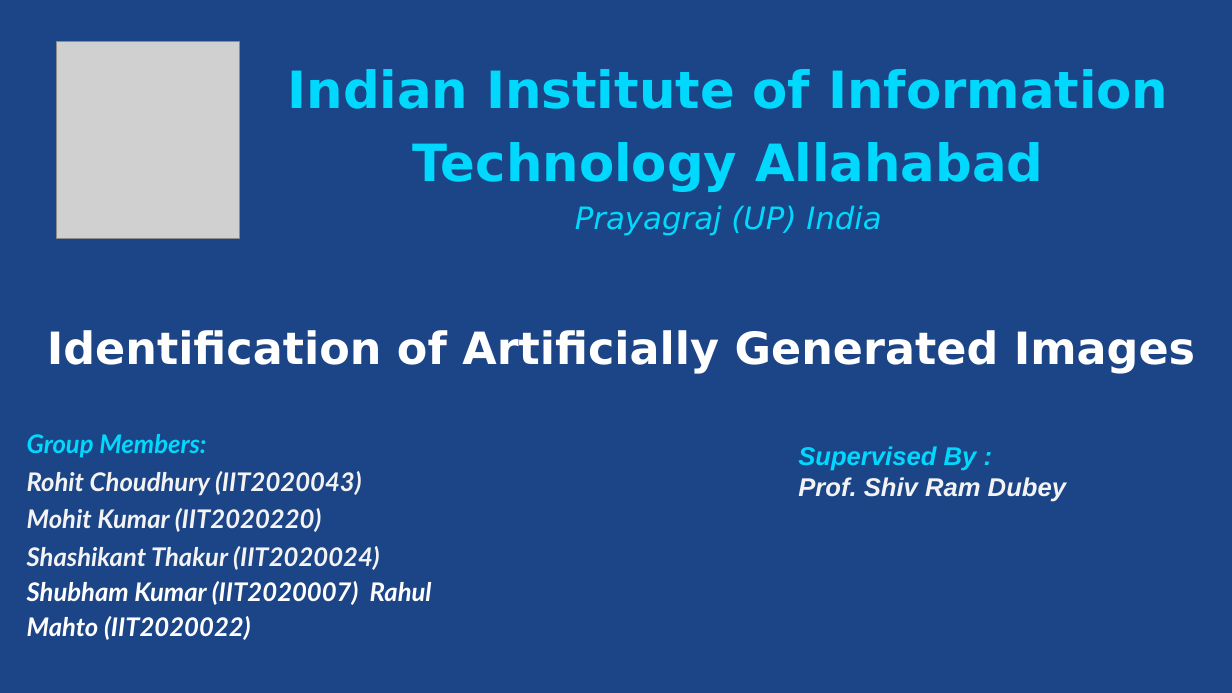
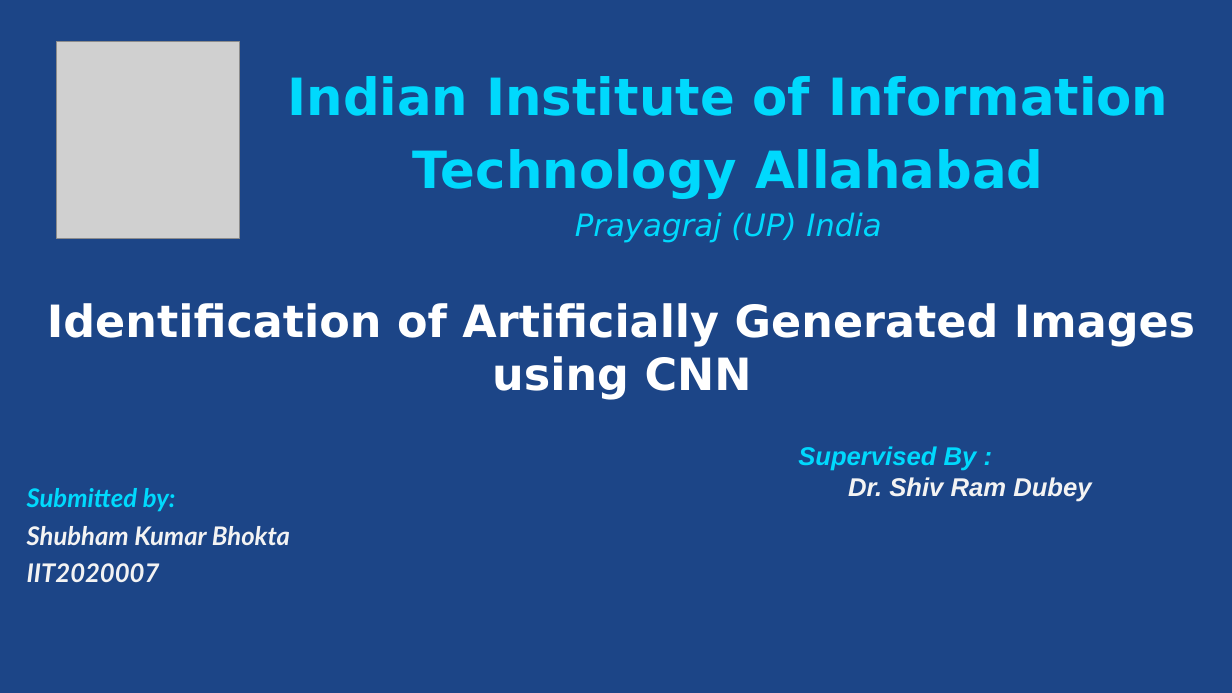
Before and after one commit to jnvshubham7/Identification-of-Artificially-Generated-Images, a slide deck: slide 1 of PPT.pptx. Drawn at 1232x693 pixels with LibreOffice and Linux fonts; fonts in the diff are those of the drawing; grey boxes stand for pictures. Boxes give left, top, right and bottom in pixels: in the first picture for what was removed or moved away, otherwise in the second. Text is boxed around its words. In the diff, an @@ line names an element or a change of style, - is before the commit and + after.

```diff
--- a/PPT.pptx
+++ b/PPT.pptx
@@ text "Indian Institute of Information Technology ...": place and size @@
-text "Indian Institute of Information Technology ..." at bbox=[288, 69, 1168, 236]
+text "Indian Institute of Information Technology ..." at bbox=[288, 76, 1168, 243]
@@ text at bbox=[47, 303, 1195, 400]: text changed @@
-Identification of Artificially Generated Images
+Identification of Artificially Generated Images using CNN
@@ text at bbox=[848, 477, 1091, 502]: text changed @@
-Prof. Shiv Ram Dubey
+Dr. Shiv Ram Dubey
@@ text at bbox=[27, 488, 290, 582]: text changed @@
-Group Members:
-Rohit Choudhury (IIT2020043)
-Mohit Kumar (IIT2020220)
-Shashikant Thakur (IIT2020024)
-Shubham Kumar (IIT2020007) Rahul Mahto (IIT2020022)
+Submitted by:
+Shubham Kumar Bhokta
+IIT2020007
```
Also in this commit, not shown: 3 other slides changed, 4 slides added, 1 slide removed, 3 other files.
